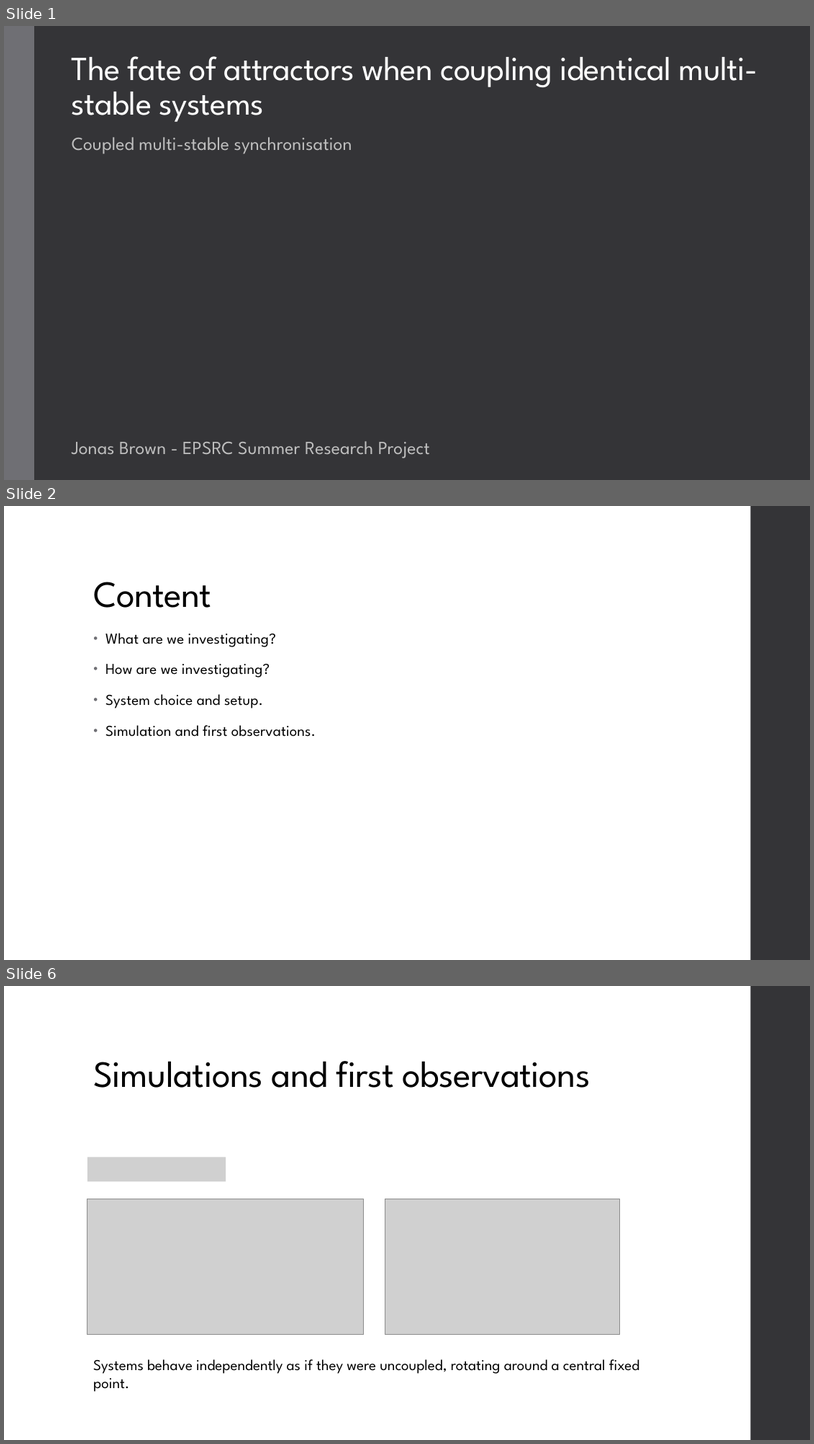
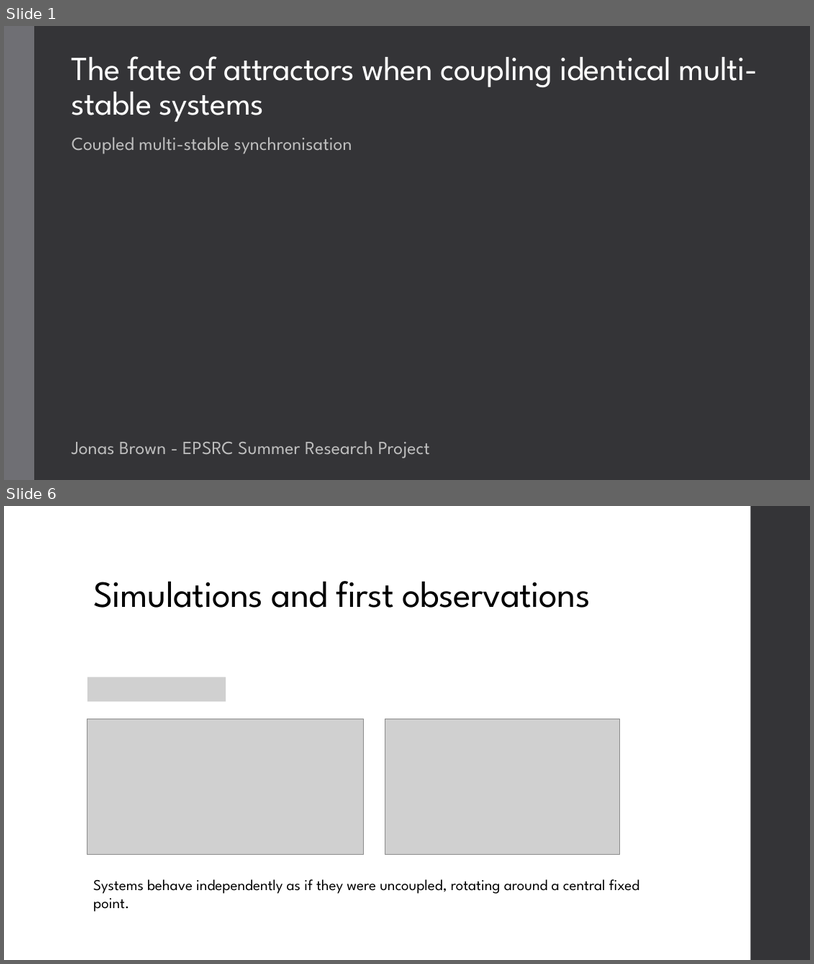
Before and after one commit to JonasEBrown/University, a slide deck: EPSRC Internship/October Presentation.pptx. Shown one above the other, each under a label of ours: slides 1, 2 and 6 before the commit, slides 1 and 6 after it; the slides between them are not shown. The pictures are 814x1444 and 814x964 pixels, drawn with LibreOffice and Linux fonts; fonts in the diff are those of the drawing; grey boxes stand for pictures. Boxes give left, top, right and bottom in pixels: in the first picture for what was removed or moved away, otherwise in the second. Text is boxed around its words. In the diff, an @@ line names an element or a change of style, - is before the commit and + after.

```diff
--- a/EPSRC Internship/October Presentation.pptx
+++ b/EPSRC Internship/October Presentation.pptx
@@ slide 2 removed at bbox=[4, 506, 810, 960], background #FFFFFF; not listed: 1 template element that a slide beside it also shows @@
@@ title removed at bbox=[93, 582, 211, 608] @@
-Content
@@ text removed at bbox=[106, 633, 316, 736] @@
-• What are we investigating?
-• How are we investigating?
-• System choice and setup.
-• Simulation and first observations.
```
Also in this commit, not shown: 8 slides changed, 14 slides added, 2 other slides removed, 16 other files.
